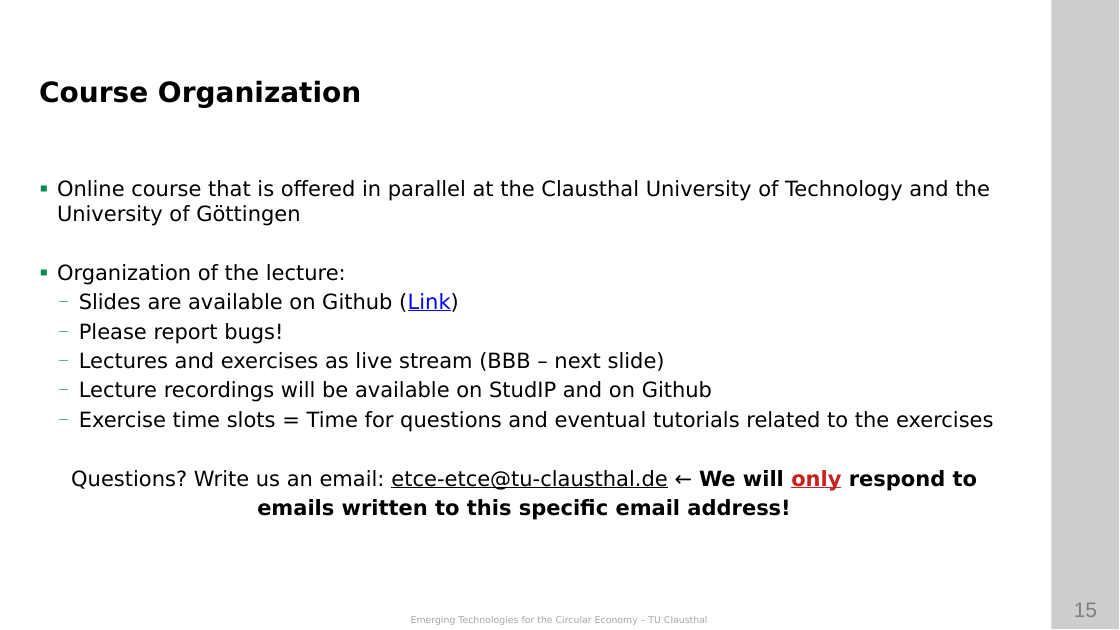
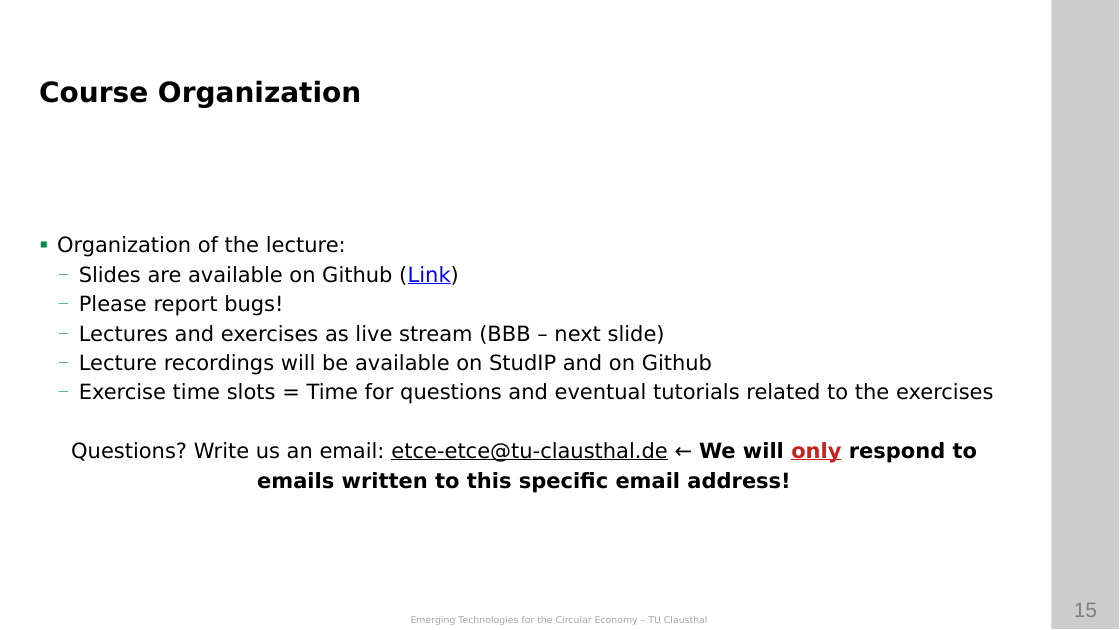
Before and after one commit to ETCE-LAB/teaching-material, a slide deck: slide 15 of Emerging-Technologies-for-the-Circular-Economy/ETCE-L00-Organization.pptx. Drawn at 1120x630 pixels with LibreOffice and Linux fonts; fonts in the diff are those of the drawing; background and template pictures are left out. Boxes give left, top, right and bottom in pixels: in the first picture for what was removed or moved away, otherwise in the second. Text is boxed around its words. In the diff, an @@ line names an element or a change of style, - is before the commit and + after.

```diff
--- a/Emerging-Technologies-for-the-Circular-Economy/ETCE-L00-Organization.pptx
+++ b/Emerging-Technologies-for-the-Circular-Economy/ETCE-L00-Organization.pptx
@@ text at (57,180,989,226): paragraph removed @@
-▪ Online course that is offered in parallel at the Clausthal University of Technology and the University of Göttingen
```
Also in this commit, not shown: 10 other slides changed, 2 slides added, 8 slides removed, 1 other file.
